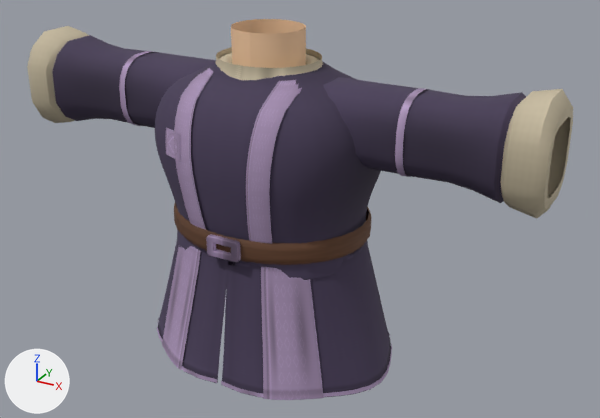
The glTF model src/assets/models/wardrobe/classes/modular/traje_clerigo_violeta.glb, before and after one commit.
Before and after are seen from a 50 mm lens placed at (1.156, -1.927, 1.783), pointed at (0.082, 0.026, 0.806). The lights are fixed; the arrows at lower left show +X, +Y and +Z. The picture after the commit comes second. Vertices at exactly the same position are counted once.

Names of what the first picture shows: 'medieval-sleeve-l', 'medieval-sleeve-r', 'medieval-tunic', 'suit-upperarm-l' and 1 more.
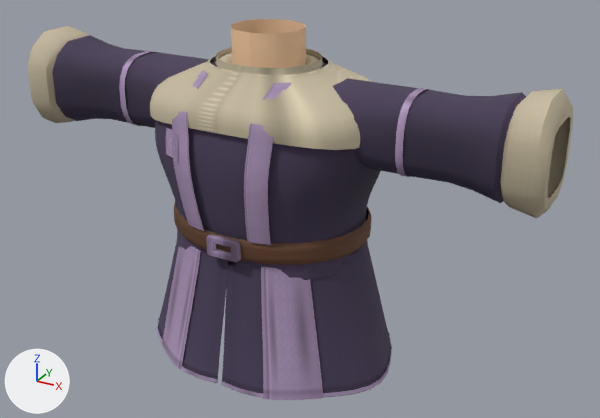
Where the change shows, as pixel boxes (x1, y1, x2, y2) in the pictures (600 x 418 px):
'medieval-tunic', reshaped: before (155, 19, 392, 400); after (150, 19, 392, 400)
part 1 of me_medieval_tunic, rebuilt (10% narrower): before (174, 68, 214, 230); after (172, 70, 208, 231)
part 2 of me_medieval_tunic, rebuilt: before (246, 80, 302, 244); after (244, 83, 291, 245)
part 3 of me_medieval_tunic, added (beige): after (150, 56, 372, 150)

Diff of the bpy script that builds the scene:
```diff
--- a/src/assets/models/wardrobe/classes/modular/traje_clerigo_violeta.glb.py
+++ b/src/assets/models/wardrobe/classes/modular/traje_clerigo_violeta.glb.py
@@ me_medieval_tunic @@
 # used by ob_medieval_tunic; location = (0.0, 0.0, 0.0)
-me_medieval_tunic.from_pydata(...)  # 2858 vertices, 4968 faces; spans x -0.395..0.395, y -0.307..0.304, z 0.35..1.335
+me_medieval_tunic.from_pydata(...)  # 3155 vertices, 5480 faces; spans x -0.395..0.395, y -0.307..0.304, z 0.35..1.335
+# me_medieval_tunic part 1: the loose piece of 112 vertices spanning x -0.163..-0.07, y -0.263..-0.006, z 0.81..1.225 is rebuilt with 112 vertices and now spans x -0.163..-0.07, y -0.272..-0.033, z 0.81..1.225
+# me_medieval_tunic part 2: the loose piece of 112 vertices spanning x 0.07..0.163, y -0.263..-0.006, z 0.81..1.225 is rebuilt with 112 vertices and now spans x 0.07..0.163, y -0.272..-0.033, z 0.81..1.225
+# me_medieval_tunic part 3: a new loose piece of 297 vertices spanning x -0.346..0.346, y -0.261..0.261, z 1.072..1.24, in mat_linen
+# other edits to the shape of me_medieval_tunic do not show in these pictures
 me_medieval_tunic.materials.append(mat_tunic)
```
